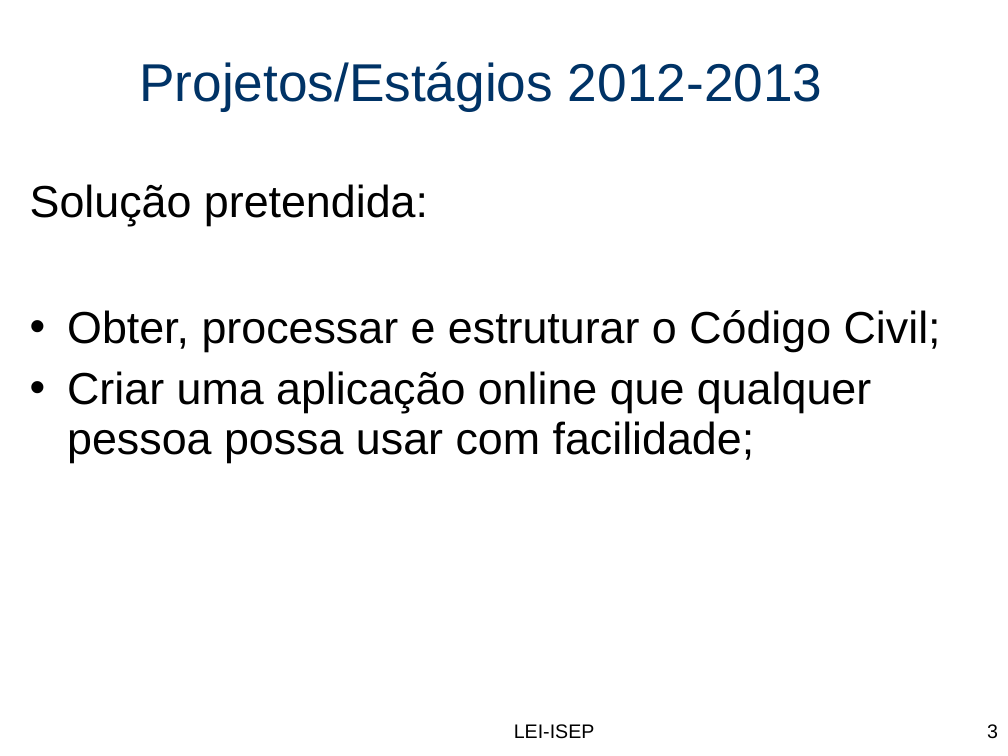
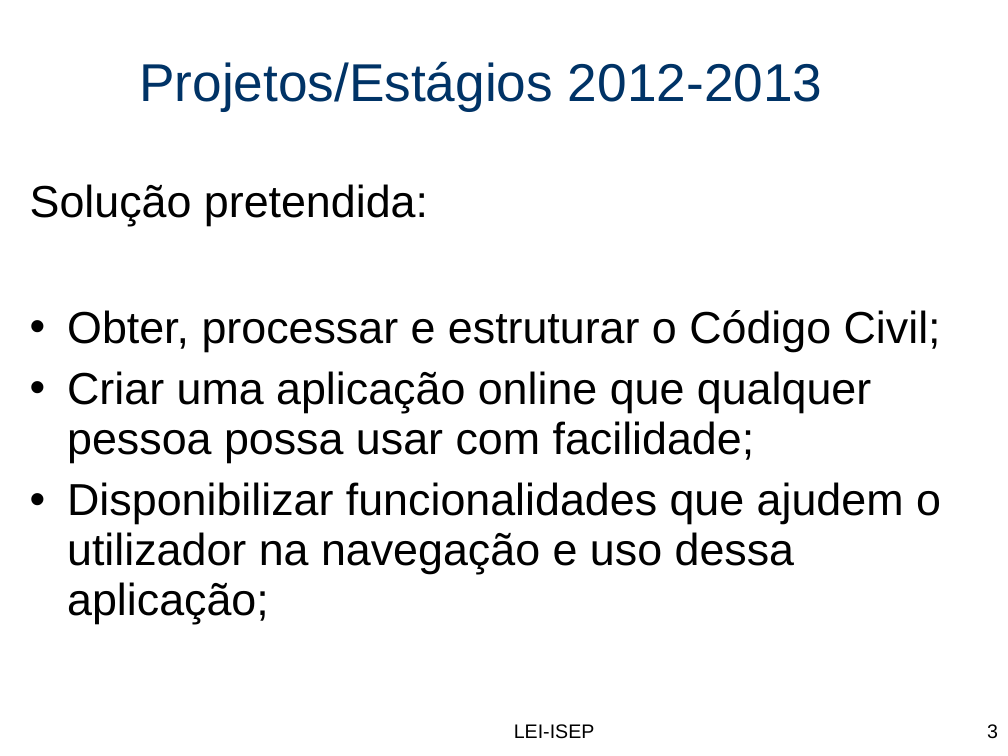
Before and after one commit to ctmartinez1992/RightsManagement, a slide deck: slide 3 of Progresso/PESTI_Ponto_Situação.ppt. Drawn at 1008x756 pixels with LibreOffice and Linux fonts; fonts in the diff are those of the drawing; background and template pictures are left out. Boxes give left, top, right and bottom in pixels: in the first picture for what was removed or moved away, otherwise in the second. Text is boxed around its words. In the diff, an @@ line names an element or a change of style, - is before the commit and + after.

```diff
--- a/Progresso/PESTI_Ponto_Situação.ppt
+++ b/Progresso/PESTI_Ponto_Situação.ppt
@@ text at box(67, 482, 941, 624): paragraph added @@
+• Disponibilizar funcionalidades que ajudem o utilizador na navegação e uso dessa aplicação;
```
Also in this commit, not shown: 7 other slides changed, 54 other files.
